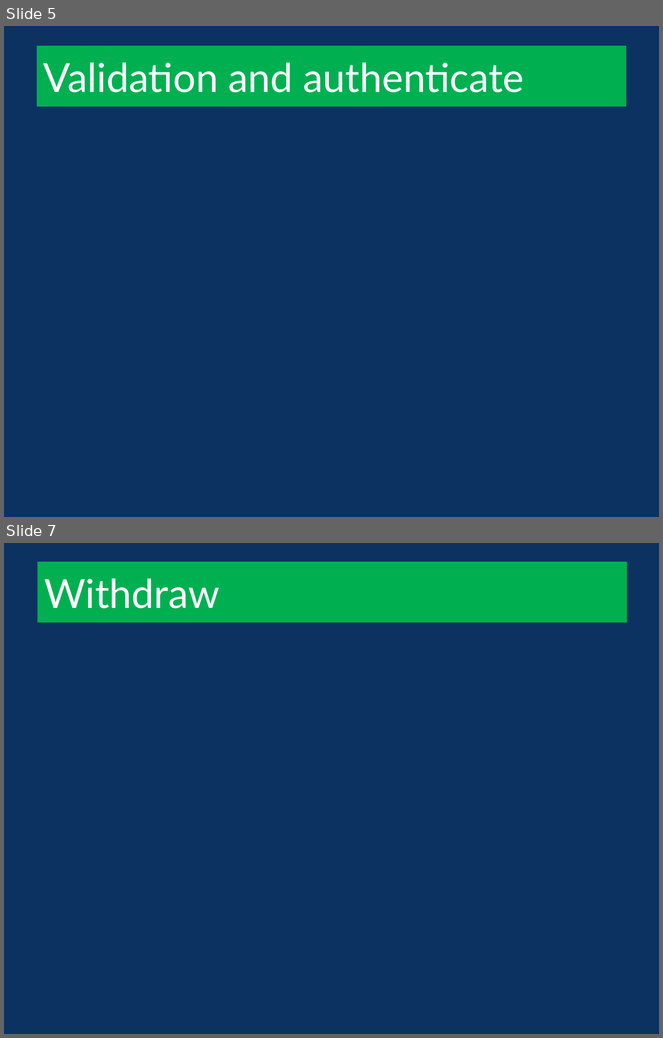
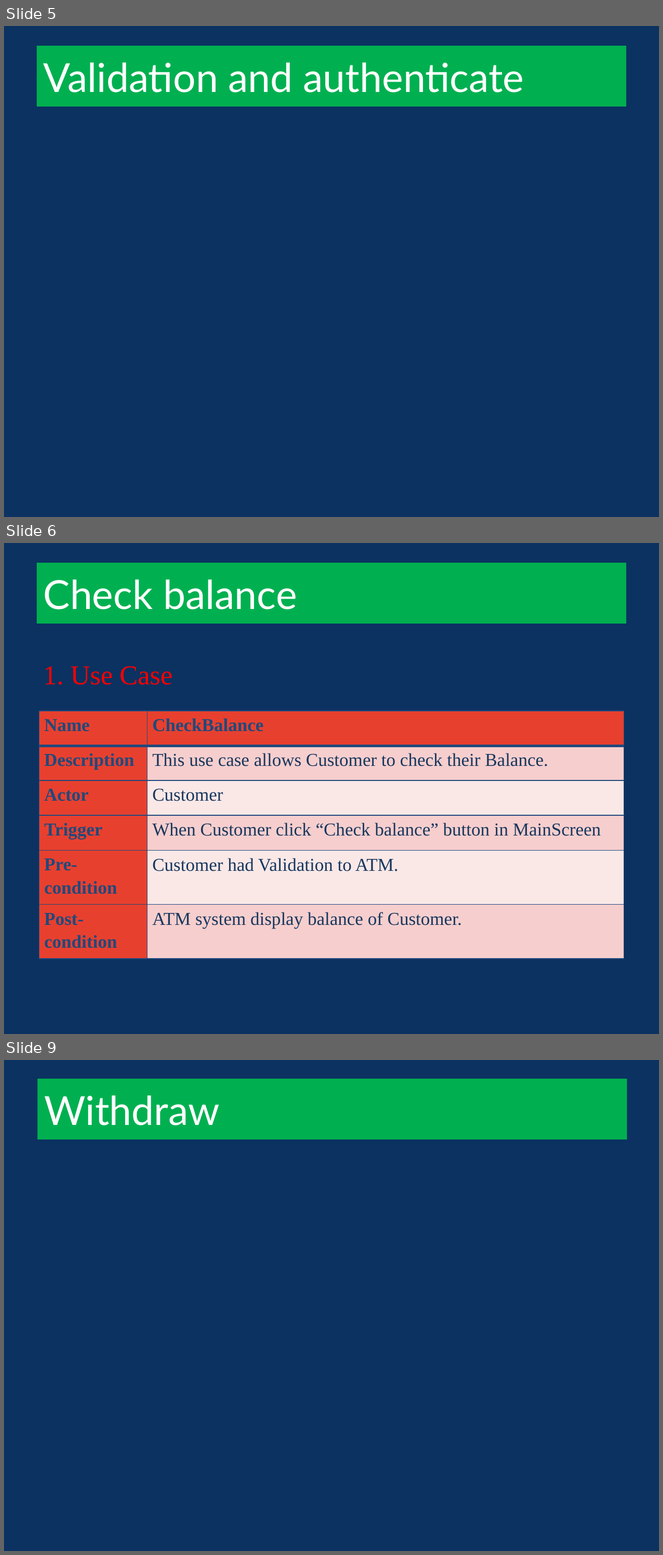
Before and after one commit to heartsmile/ATM_HMPQ, a slide deck: doc/ATM slide.pptx. Shown one above the other, each under a label of ours: slides 5 and 7 before the commit, slides 5, 6 and 9 after it; the slides between them are not shown. The pictures are 663x1038 and 663x1555 pixels, drawn with LibreOffice and Linux fonts; fonts in the diff are those of the drawing; background and template pictures are left out. Boxes give left, top, right and bottom in pixels: in the first picture for what was removed or moved away, otherwise in the second. Text is boxed around its words. In the diff, an @@ line names an element or a change of style, - is before the commit and + after.

```diff
--- a/doc/ATM slide.pptx
+++ b/doc/ATM slide.pptx
@@ slide 6 added at box(4, 543, 659, 1034), background #0B3261 @@
@@ title added at box(37, 563, 626, 624), fill #00B050, 44 pt, text #FFFFFF @@
+Check balance
@@ text added at box(43, 666, 172, 685), 30 pt, text #FF0000 @@
+1. Use Case
@@ table added at box(39, 711, 624, 959), 6 rows, 2 columns @@
+Name | CheckBalance
+Description | This use case allows Customer to check their Balance.
+Actor | Customer
+Trigger | When Customer click “Check balance” button in MainScreen
+Pre-condition | Customer had Validation to ATM.
+Post-condition | ATM system display balance of Customer.
@@ what was slide 7 is now slide 9 @@
```
Also in this commit, not shown: 2 other slides added, 1 slide removed, 3 other files.
